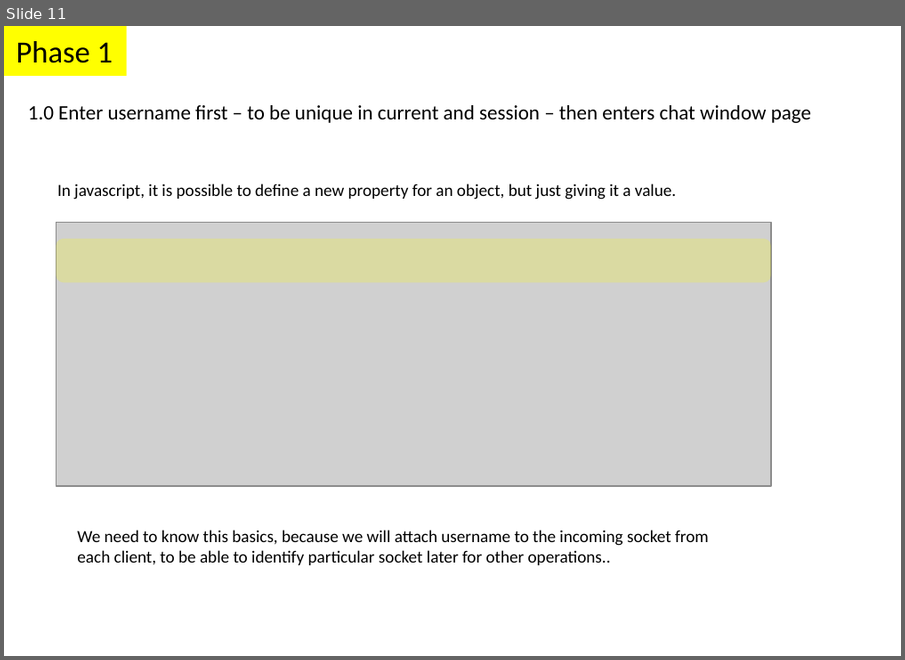
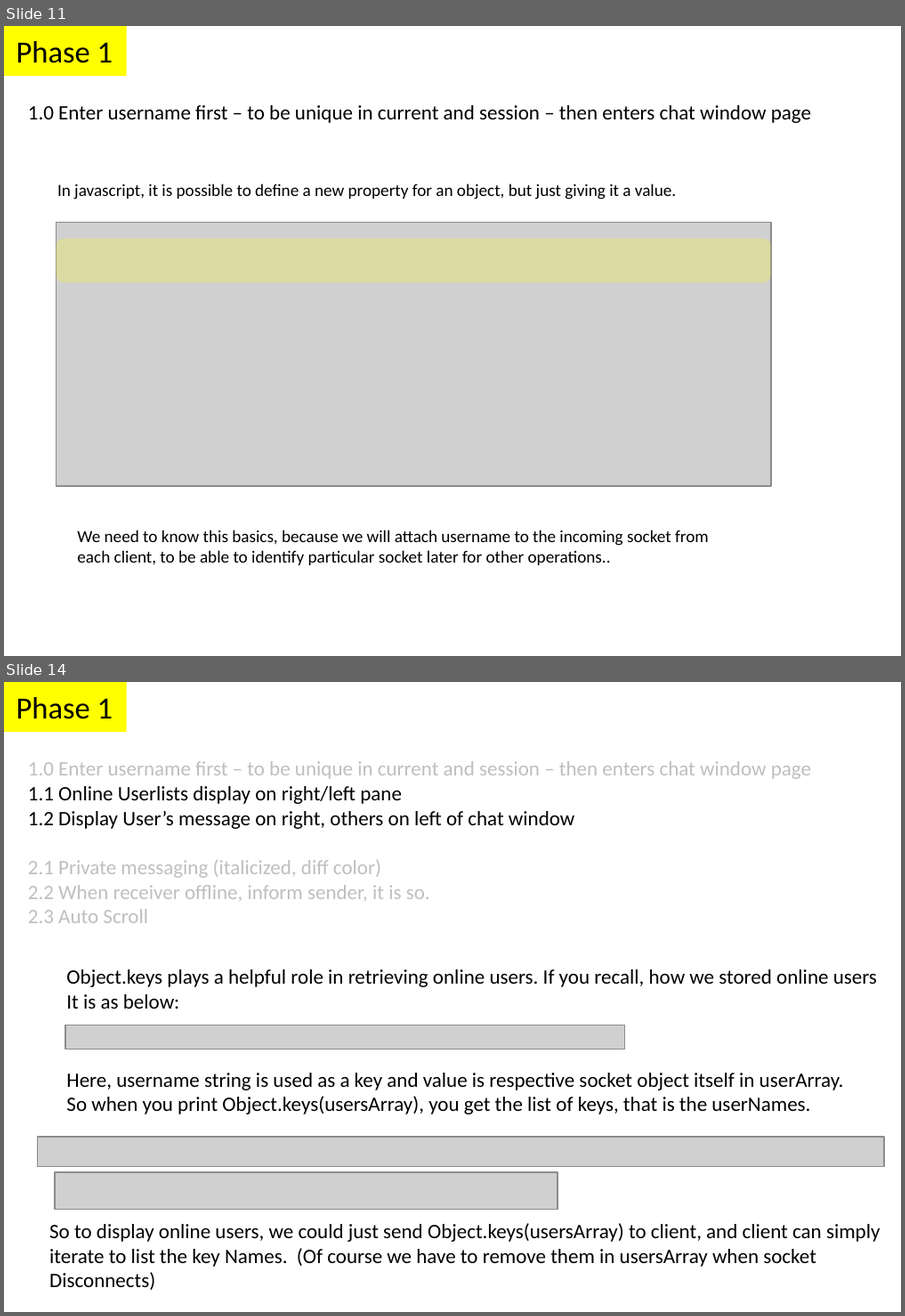
Before and after one commit to parthi2929/awesome-socket-io, a slide deck: Illustrations.pptx. Shown one above the other, each under a label of ours: slide 11 before the commit, slides 11 and 14 after it; the slides between them are not shown. The pictures are 905x660 and 905x1316 pixels, drawn with LibreOffice and Linux fonts; fonts in the diff are those of the drawing; grey boxes stand for pictures. Boxes give left, top, right and bottom in pixels: in the first picture for what was removed or moved away, otherwise in the second. Text is boxed around its words. In the diff, an @@ line names an element or a change of style, - is before the commit and + after.

Commit message:
Phase 1 Step 2 User Online Listing

```diff
--- a/Illustrations.pptx
+++ b/Illustrations.pptx
@@ slide 14 added at (x1=4, y1=682, x2=901, y2=1312), background #FFFFFF @@
@@ rectangle added at (x1=4, y1=682, x2=127, y2=731), fill #FFFF00, 18 pt, text #000000 @@
+Phase 1
@@ text added at (x1=28, y1=761, x2=811, y2=923), 12 pt, text #BFBFBF @@
+1.0 Enter username first – to be unique in current and session – then enters chat window page
+1.1 Online Userlists display on right/left pane
+1.2 Display User’s message on right, others on left of chat window
+2.1 Private messaging (italicized, diff color)
+2.2 When receiver offline, inform sender, it is so.
+2.3 Auto Scroll
@@ text added at (x1=66, y1=969, x2=877, y2=1009), 12 pt, text #000000 @@
+Object.keys plays a helpful role in retrieving online users. If you recall, how we stored online users
+It is as below:
@@ picture added at (x1=65, y1=1026, x2=625, y2=1050) @@
@@ text added at (x1=66, y1=1073, x2=844, y2=1115), 12 pt, text #000000 @@
+Here, username string is used as a key and value is respective socket object itself in userArray.
+So when you print Object.keys(usersArray), you get the list of keys, that is the userNames.
@@ picture added at (x1=37, y1=1138, x2=885, y2=1168) @@
@@ picture added at (x1=55, y1=1172, x2=558, y2=1210) @@
@@ text added at (x1=49, y1=1223, x2=880, y2=1290), 12 pt, text #000000 @@
+So to display online users, we could just send Object.keys(usersArray) to client, and client can simply
+iterate to list the key Names. (Of course we have to remove them in usersArray when socket
+Disconnects)
```
Also in this commit, not shown: 2 slides changed, 2 other slides added, 7 other files.
